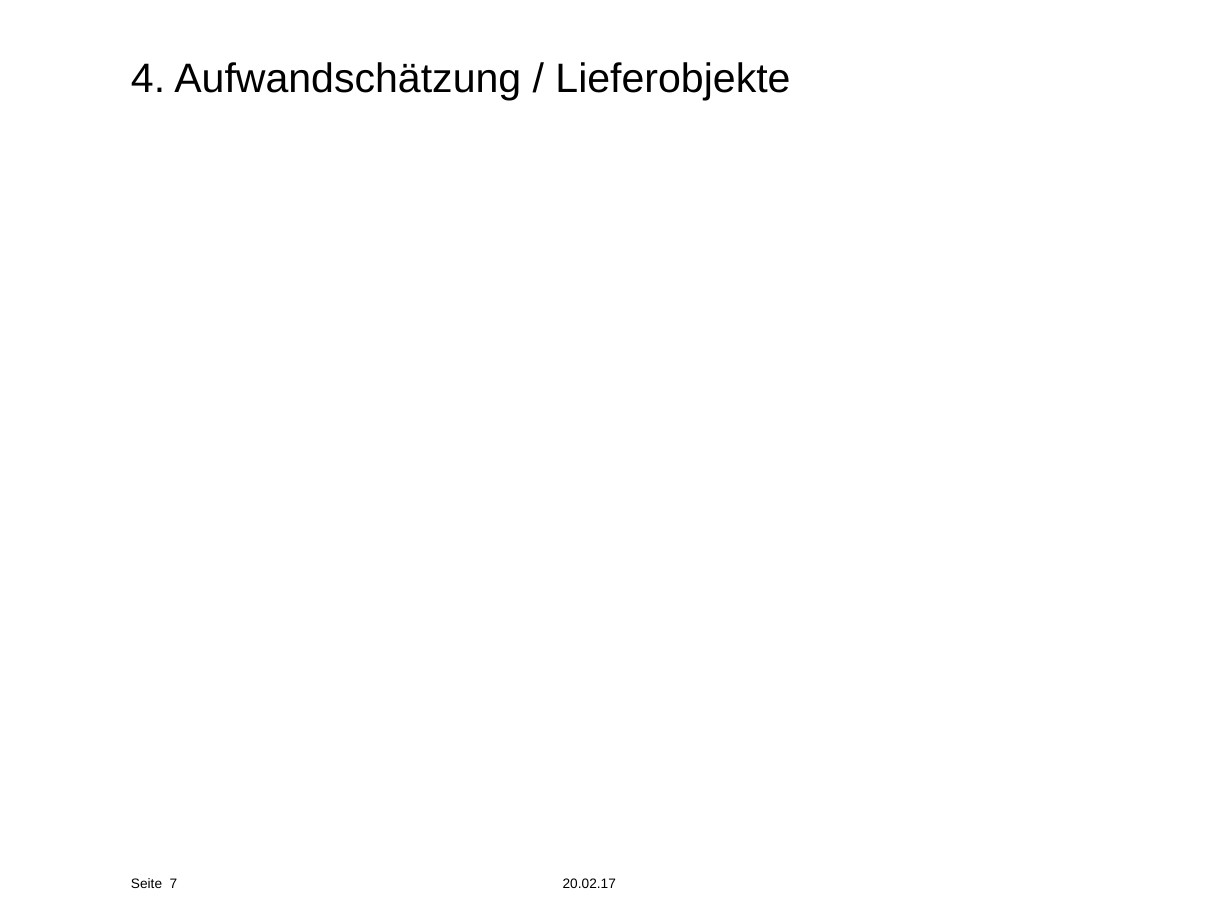
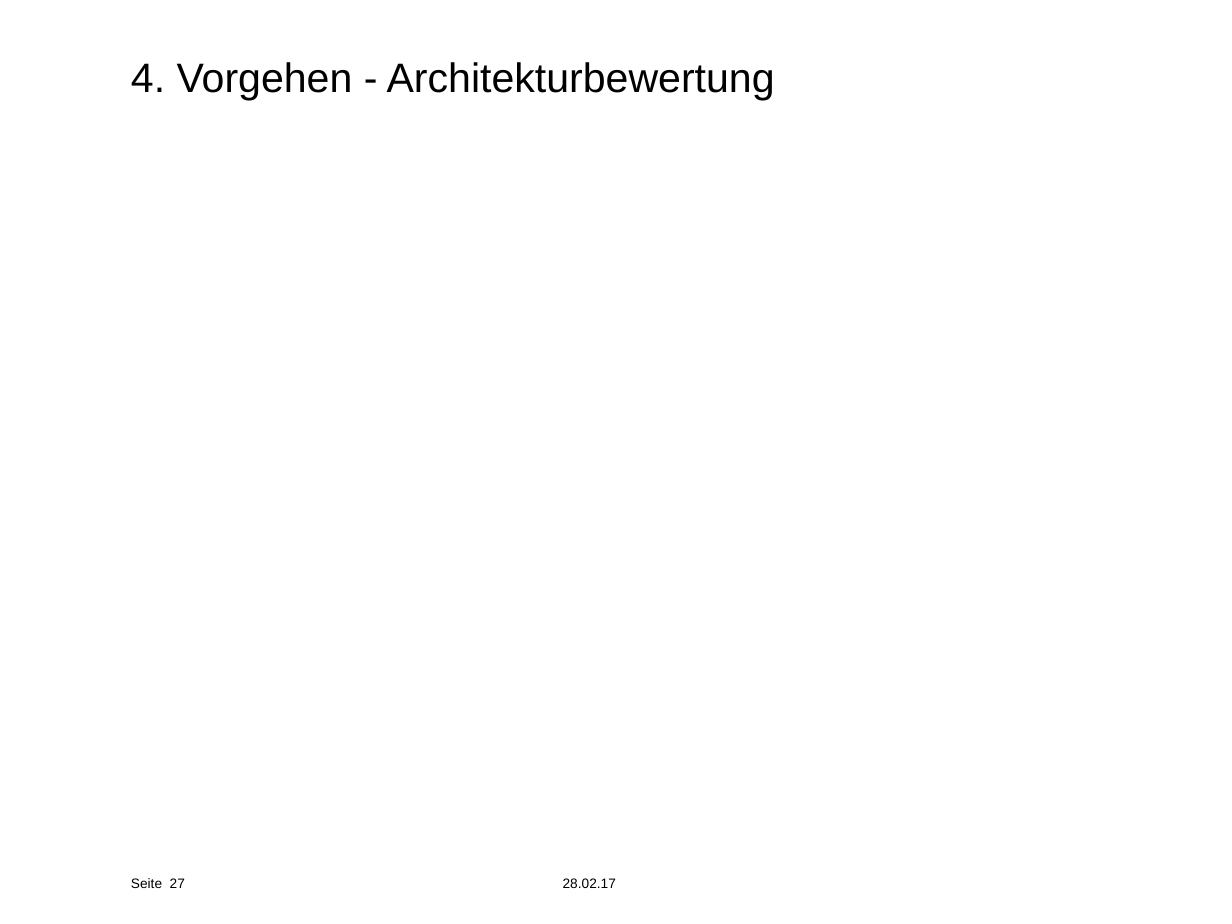
Before and after one commit to effusion/masterthesis, a slide deck: slide 27 of masterthesis_presentation.pptx (slide 7 before the commit). Drawn at 1232x924 pixels with LibreOffice and Linux fonts; fonts in the diff are those of the drawing; background and template pictures are left out. Boxes give left, top, right and bottom in pixels: in the first picture for what was removed or moved away, otherwise in the second. Text is boxed around its words. In the diff, an @@ line names an element or a change of style, - is before the commit and + after.

```diff
--- a/masterthesis_presentation.pptx
+++ b/masterthesis_presentation.pptx
@@ title at bbox=[131, 62, 775, 100]: text changed @@
-4. Aufwandschätzung / Lieferobjekte
+4. Vorgehen - Architekturbewertung
@@ page number at bbox=[170, 878, 185, 888]: text changed @@
-7
+27
@@ text at bbox=[563, 878, 616, 888]: text changed @@
-20.02.17
+28.02.17
```
Also in this commit, not shown: 9 other slides changed, 23 slides added, 1 slide removed, 2 other files.
